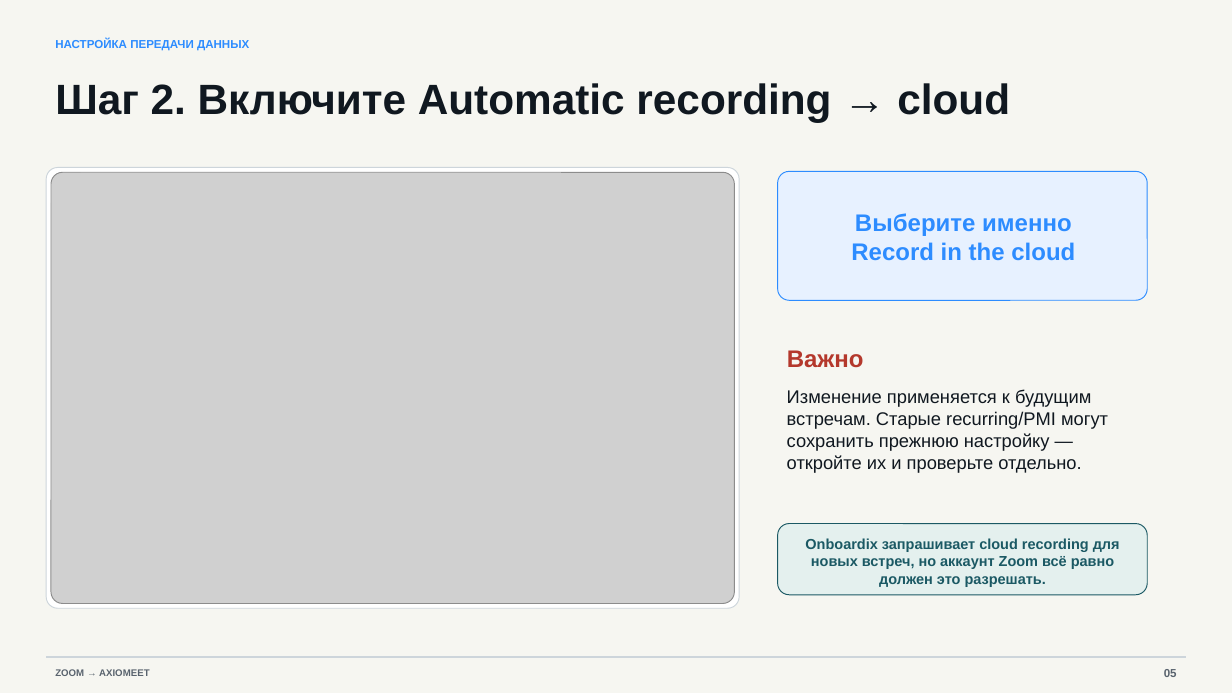
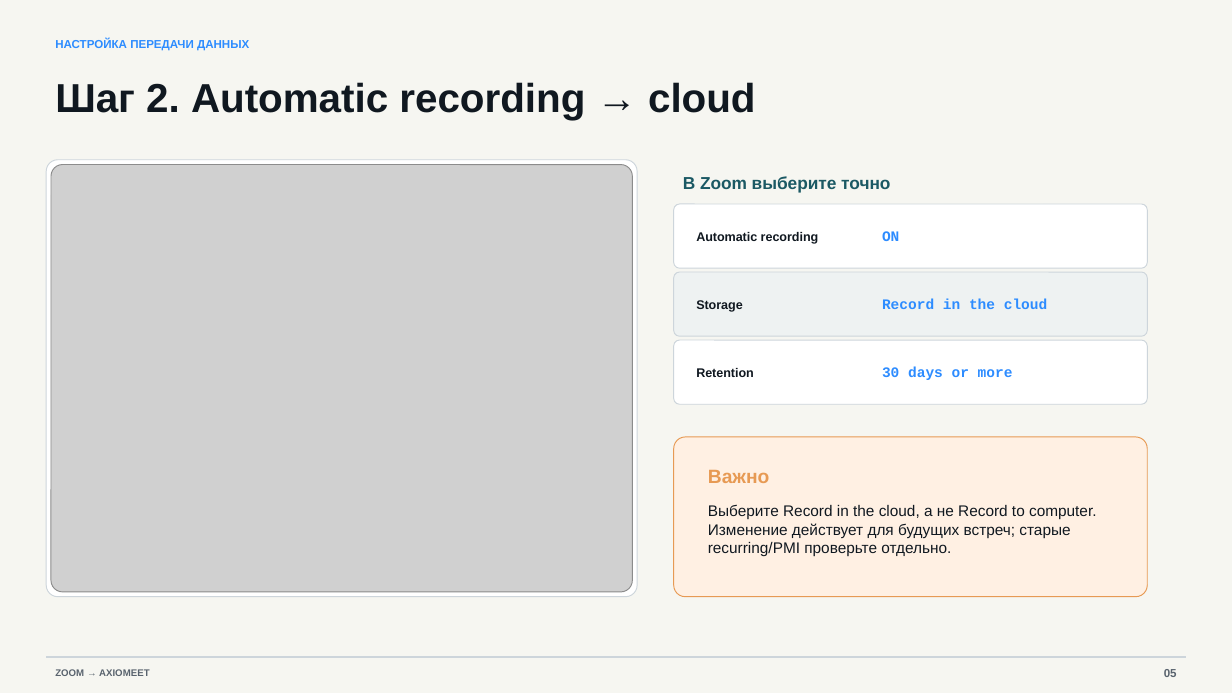
Before and after one commit to tomashevanatalia-tech/axiomeet-web, a slide deck: slide 5 of public/docs/Zoom_AxioMeet_setup_RU.pptx. Drawn at 1232x693 pixels with LibreOffice and Linux fonts; fonts in the diff are those of the drawing; grey boxes stand for pictures. Boxes give left, top, right and bottom in pixels: in the first picture for what was removed or moved away, otherwise in the second. Text is boxed around its words. In the diff, an @@ line names an element or a change of style, - is before the commit and + after.

Commit message:
Add copy-ready Zoom setup values (#13)
Add exact copy-ready values for Zoom and AxioMeet setup, require separate participant audio, document Senate and FOXMetoD variants, and update the downloadable presentation.

```diff
--- a/public/docs/Zoom_AxioMeet_setup_RU.pptx
+++ b/public/docs/Zoom_AxioMeet_setup_RU.pptx
@@ text at [55,82,756,120]: text changed; size 33 to 31.5 pt @@
-Шаг 2. Включите Automatic recording → cloud
+Шаг 2. Automatic recording → cloud
@@ rounded rectangle: place and size @@
-rounded rectangle at [46,167,739,608]
+rounded rectangle at [46,160,638,597]
@@ picture: place and size @@
-picture at [51,172,735,604]
+picture at [51,165,632,592]
@@ text added at [683,176,890,193], 13.5 pt, text #1B5964, bold @@
+В Zoom выберите точно
@@ rounded rectangle: place and size @@
-rounded rectangle at [778,171,1148,300]
+rounded rectangle at [674,204,1147,268]
@@ rounded rectangle at [674,204,1147,268]: fill #E7F1FF to #FFFFFF; outline #2D8CFF 0.75 pt to #CDD5DB 0.75 pt @@
@@ text added at [696,232,819,244], 9.8 pt, text #101820, bold @@
+Automatic recording
@@ text at [855,213,1072,236]: paragraph removed @@
-Выберите именно
@@ text added at [882,231,899,241], 11.2 pt, text #2D8CFF, bold @@
+ON
@@ rounded rectangle: place and size @@
-rounded rectangle at [778,524,1148,595]
+rounded rectangle at [674,272,1147,335]
@@ rounded rectangle at [674,272,1147,335]: fill #E4F0EE to #EEF2F2; outline #1B5964 0.75 pt to #CDD5DB 0.75 pt; proportions changed @@
@@ text "Record in the cloud": place and size @@
-text "Record in the cloud" at [851,213,1075,261]
+text "Record in the cloud" at [882,299,1047,309]
@@ text "Record in the cloud" at [882,299,1047,309]: size 18.8 to 11.2 pt, font Arial to Courier New; alignment centre to left @@
@@ text added at [696,300,742,312], 9.8 pt, text #101820, bold @@
+Storage
@@ rounded rectangle added at [674,340,1147,404], fill #FFFFFF, outline #CDD5DB 0.75 pt @@
@@ text added at [696,368,754,377], 9.8 pt, text #101820, bold @@
+Retention
@@ text removed at [787,389,1108,473] @@
-Изменение применяется к будущим встречам. Старые recurring/PMI могут сохранить прежнюю настройку — откройте их и проверьте отдельно.
@@ text added at [882,367,1013,380], 11.2 pt, text #2D8CFF, bold @@
+30 days or more
@@ rounded rectangle added at [674,437,1147,597], fill #FFF0E3, outline #E79A54 0.75 pt @@
@@ text "Важно": place and size @@
-text "Важно" at [787,350,864,367]
+text "Важно" at [708,470,770,483]
@@ text "Важно" at [708,470,770,483]: size 18.8 to 15 pt, text colour #B4382C to #E79A54 @@
@@ text added at [708,504,1096,556], 12 pt, text #101820 @@
+Выберите Record in the cloud, а не Record to computer. Изменение действует для будущих встреч; старые recurring/PMI проверьте отдельно.
@@ text removed at [805,538,1120,587] @@
-Onboardix запрашивает cloud recording для новых встреч, но аккаунт Zoom всё равно должен это разрешать.
```
Also in this commit, not shown: 5 other slides changed, 4 slides added, 4 slides removed, 2 other files.
